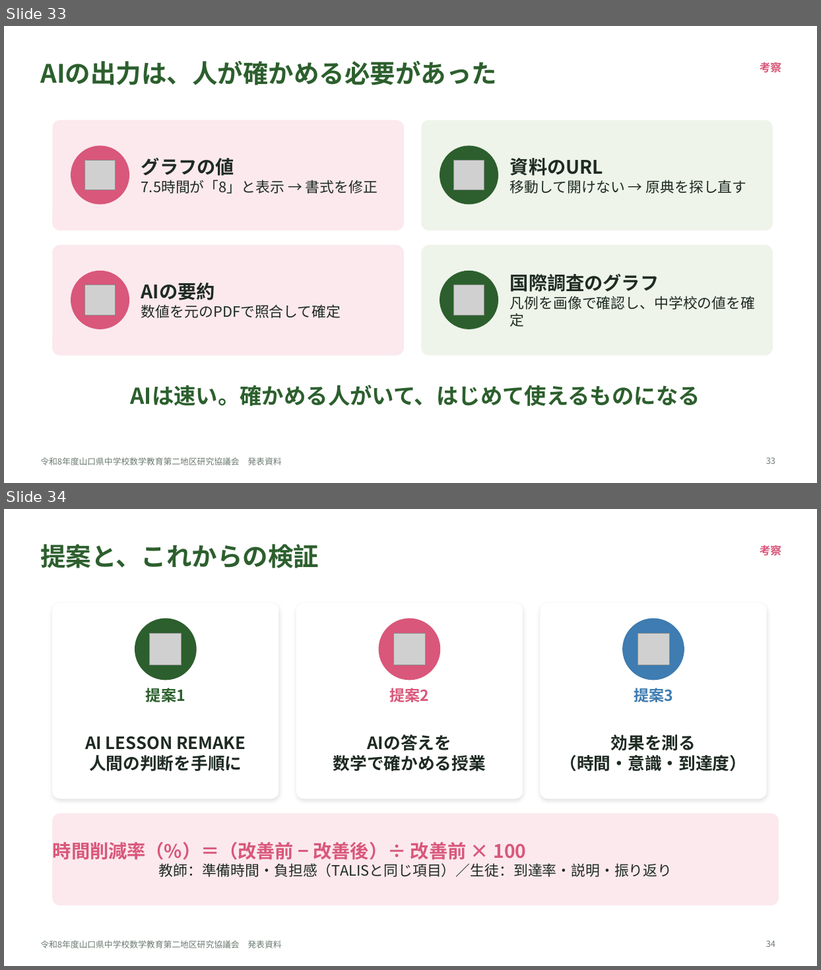
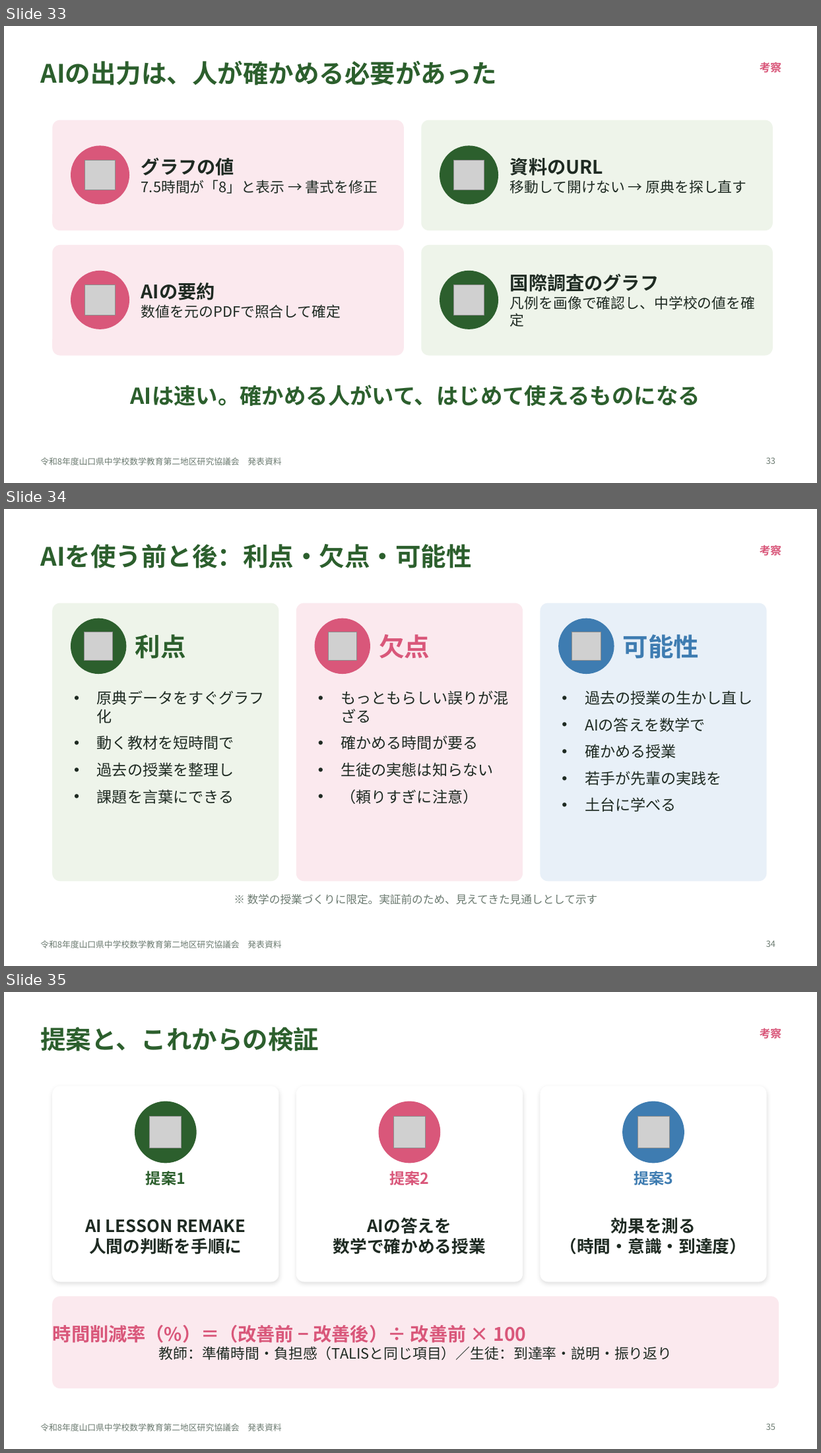
Before and after one commit to margiela14th-sudo/my-ai-project, a slide deck: 07_完成資料/県大会発表_生成AI授業再構築.pptx. Shown one above the other, each under a label of ours: slides 33 and 34 before the commit, slides 33, 34 and 35 after it. The pictures are 821x970 and 821x1453 pixels, drawn with LibreOffice and Linux fonts; fonts in the diff are those of the drawing; grey boxes stand for pictures. Boxes give left, top, right and bottom in pixels: in the first picture for what was removed or moved away, otherwise in the second. Text is boxed around its words. In the diff, an @@ line names an element or a change of style, - is before the commit and + after.

```diff
--- a/07_完成資料/県大会発表_生成AI授業再構築.pptx
+++ b/07_完成資料/県大会発表_生成AI授業再構築.pptx
@@ slide 34 added at (4,509,817,966), background #FFFFFF; not listed: 1 template element that a slide beside it also shows @@
@@ title added at (40,544,471,568), 30 pt, text #2C5F2D, bold @@
+AIを使う前と後：利点・欠点・可能性
@@ text added at (760,545,781,556), 13 pt, text #D9577A, bold @@
+考察
@@ rounded rectangle added at (53,603,279,881), fill #EEF4EA, outline #EEF4EA 1 pt @@
@@ rounded rectangle added at (297,603,523,881), fill #FBE9EE, outline #FBE9EE 1 pt @@
@@ rounded rectangle added at (541,603,766,881), fill #E8F0F8, outline #E8F0F8 1 pt @@
@@ ellipse added at (71,619,126,674), fill #2C5F2D, outline #2C5F2D 1 pt @@
@@ ellipse added at (315,619,370,674), fill #D9577A, outline #D9577A 1 pt @@
@@ ellipse added at (559,619,614,674), fill #3E7CB1, outline #3E7CB1 1 pt @@
@@ picture added at (85,632,113,661) @@
@@ text added at (135,634,186,659), 30 pt, text #2C5F2D, bold @@
+利点
@@ picture added at (329,632,357,661) @@
@@ text added at (379,634,430,659), 30 pt, text #D9577A, bold @@
+欠点
@@ picture added at (572,632,601,661) @@
@@ text added at (623,634,699,659), 30 pt, text #3E7CB1, bold @@
+可能性
@@ text added at (97,691,265,804), 18 pt, text #1E2A22 @@
+• 原典データをすぐグラフ化
+• 動く教材を短時間で
+• 過去の授業を整理し
+• 課題を言葉にできる
@@ text added at (585,691,752,812), 18 pt, text #1E2A22 @@
+• 過去の授業の生かし直し
+• AIの答えを数学で
+• 確かめる授業
+• 若手が先輩の実践を
+• 土台に学べる
@@ text added at (341,735,493,804), 18 pt, text #1E2A22 @@
+• もっともらしい誤りが混ざる
+• 確かめる時間が要る
+• 生徒の実態は知らない
+• （頼りすぎに注意）
@@ text added at (248,894,598,905), 13 pt, text #6B7A70 @@
+※ 数学の授業づくりに限定。実証前のため、見えてきた見通しとして示す
@@ page number added at (766,941,776,947), 10 pt, text #6B7A70 @@
+34
@@ what was slide 34 is now slide 35 @@
@@ page number at (766,1424,776,1430): text changed @@
-34
+35
```
Also in this commit, not shown: 1 slide changed, 1 other slide added, 10 other files.
